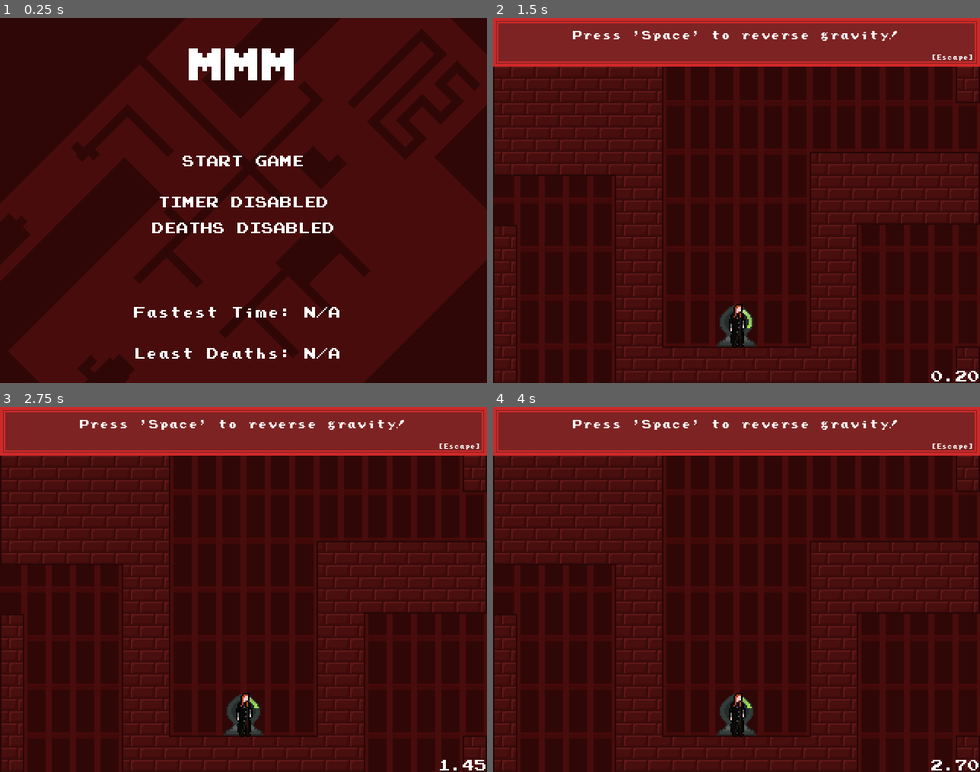
Above: before the commit, frames 1-4 (two rows, left to right).
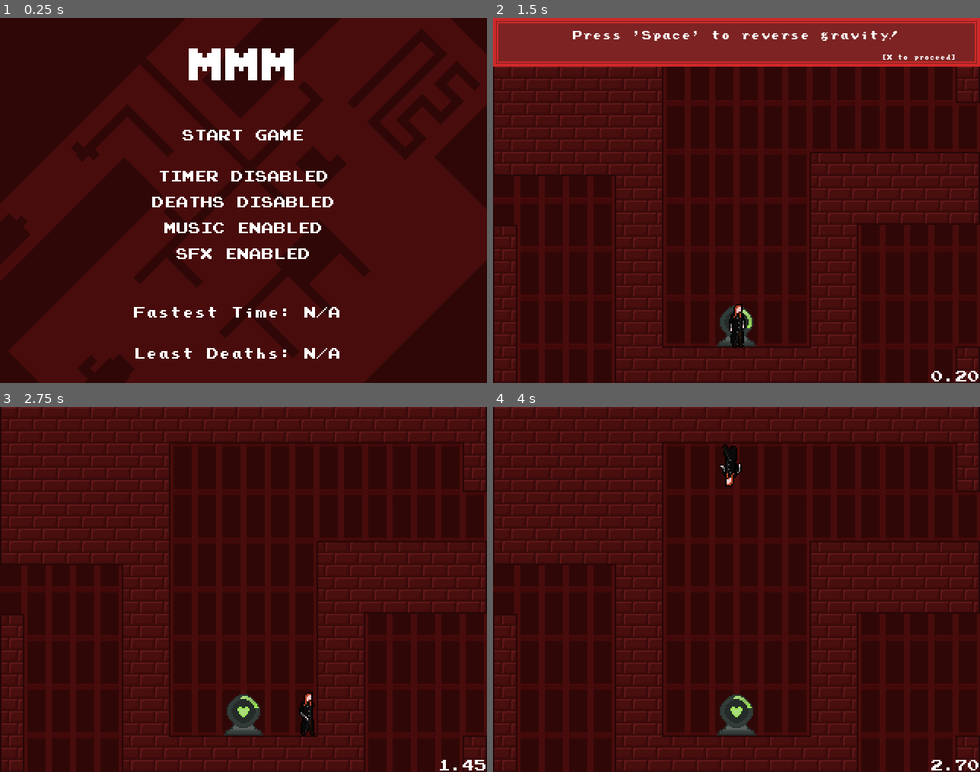
Above: after the commit, the same moments.

Repository: KyzonP/20-games---game-6
Game: Godot game, scene res://scenes/main_menu.tscn
Two runs of this game, one before a commit and one after it. Both use one fixed random seed, a clock stepped at 60 frames per second and the inputs below.
Inputs (mouse positions are in pixels of both pictures, inside the frame that each line leads up to; where the layout moved, square brackets give the same spot in the first picture):
- Up to frame 1 (0.25 s): no input
- Up to frame 2 (1.5 s): click (736, 174) [736, 200] at 0.5 s; click (736, 138) [736, 164] at 1.25 s
- Up to frame 3 (2.75 s): tap Space (flip_gravity) at 2 s; hold D (move_right) from 2.03 s (still down); hold Space (flip_gravity) from 2.03 s (still down); tap X (dialogue, bound only after the commit) at 2.1 s
- Up to frame 4 (4 s): release Space (flip_gravity) at 2.78 s; tap Space (flip_gravity) at 2.85, 3.5 s; tap X (dialogue, bound only after the commit) at 3.05, 3.6 s; release D (move_right) at 3.53 s; hold A (move_left) from 3.53 s (still down); hold Space (flip_gravity) from 3.53 s (still down)

The runs differ from the first frame. In frame 1, 2.5% of the frame differs, in the area x 31-69%, y 30-67%; in frame 2, 0.1%; in frame 3, 14%, in the area x 0-100%, y 0-91%; in frame 4, 14%.

Commit message:
Final Push

Diff:
--- a/levels/test.tscn
+++ b/levels/test.tscn
@@ -14,6 +14,8 @@
 [ext_resource type="Texture2D" uid="uid://y44r8slty3b2" path="res://assets/character/mairon.png" id="12_08uri"]
 [ext_resource type="PackedScene" uid="uid://donxwho7brw4o" path="res://scenes/character.tscn" id="13_drwxn"]
 [ext_resource type="Texture2D" uid="uid://doep4elnrp048" path="res://assets/character/maironwalk.png" id="13_fivcu"]
+[ext_resource type="AudioStream" uid="uid://ddua1di2req05" path="res://audio/death.wav" id="14_8a51t"]
+[ext_resource type="AudioStream" uid="uid://d3r5a3yv0nana" path="res://audio/jump.wav" id="14_jhlpr"]
 [ext_resource type="Script" uid="uid://dell20c5gsfj1" path="res://scripts/dialogue.gd" id="14_rmkky"]
 [ext_resource type="PackedScene" uid="uid://dupojsemf3kkv" path="res://scenes/endCharacter.tscn" id="15_epu3l"]
 [ext_resource type="Script" uid="uid://bjhwl1ak10uev" path="res://scripts/ui.gd" id="16_1w0m8"]
@@ -21,6 +23,8 @@
 [ext_resource type="Texture2D" uid="uid://dsp7r1yehs6e1" path="res://assets/ui/textbox.png" id="16_u1nm5"]
 [ext_resource type="FontFile" uid="uid://bptnrs6ljbux2" path="res://assets/fonts/PrStart.ttf" id="16_uy2g7"]
 [ext_resource type="Texture2D" uid="uid://ch7c7dgbe5fqb" path="res://assets/hazard/Gate.png" id="17_08uri"]
+[ext_resource type="AudioStream" uid="uid://bman6v3mixg4w" path="res://audio/MMMSong.wav" id="24_b5wip"]
+[ext_resource type="Script" uid="uid://8usmeuq61xku" path="res://scripts/music.gd" id="25_70x8p"]
 
 [sub_resource type="AtlasTexture" id="AtlasTexture_uy2g7"]
 atlas = ExtResource("13_fivcu")
@@ -1525,7 +1529,7 @@
 SPEED = 75.0
 
 [node name="Enemy7" parent="RoomManager/TileMapLayer19" unique_id=2129408228 instance=ExtResource("2_2grjb")]
-position = Vector2(-8, 88)
+position = Vector2(200, 88)
 SPEED = 75.0
 
 [node name="Enemy4" parent="RoomManager/TileMapLayer19" unique_id=1253610878 instance=ExtResource("2_2grjb")]
@@ -2647,9 +2651,18 @@
 position = Vector2(0, -1)
 shape = SubResource("RectangleShape2D_lkjt4")
 
+[node name="Jump" type="AudioStreamPlayer2D" parent="Player" unique_id=1602764846]
+position = Vector2(0, -88)
+stream = ExtResource("14_jhlpr")
+
+[node name="Death" type="AudioStreamPlayer2D" parent="Player" unique_id=624174922]
+stream = ExtResource("14_8a51t")
+
 [node name="She\'lah" parent="." unique_id=2096431186 instance=ExtResource("13_drwxn")]
 position = Vector2(-112, 424)
 dialogue = "Mairon! Go find the others and I'll get this door open!"
+shelah = true
+shelahDialogue = "You found the others? Great, I just got this door open!"
 
 [node name="AnimatedSprite2D" parent="She\'lah" index="0" unique_id=978260084]
 animation = &"shelah"
@@ -2701,14 +2714,15 @@
 script = ExtResource("14_rmkky")
 
 [node name="ProceedText" type="RichTextLabel" parent="UI" unique_id=175353]
-offset_left = 576.0
+offset_left = 488.0
 offset_top = 48.0
 offset_right = 632.0
-offset_bottom = 168.0
+offset_bottom = 64.0
 theme_override_fonts/normal_font = ExtResource("16_uy2g7")
 theme_override_font_sizes/normal_font_size = 7
 bbcode_enabled = true
-text = "[center][Escape]"
+text = "[center][X to proceed]"
+horizontal_alignment = 2
 
 [node name="Timer" type="RichTextLabel" parent="UI" unique_id=3944616]
 offset_left = 504.0
@@ -2738,6 +2752,11 @@
 texture_filter = 1
 position = Vector2(-112, 376)
 texture = ExtResource("17_08uri")
+
+[node name="Soundtrack" type="AudioStreamPlayer" parent="." unique_id=1129586644]
+stream = ExtResource("24_b5wip")
+volume_db = -10.0
+script = ExtResource("25_70x8p")
 
 [editable path="RoomManager/TileMapLayer/Checkpoint"]
 [editable path="RoomManager/TileMapLayer3/Moving_Platform_Var"]
--- a/project.godot
+++ b/project.godot
@@ -63,7 +63,17 @@
 }
 dialogue={
 "deadzone": 0.2,
-"events": [Object(InputEventKey,"resource_local_to_scene":fa …(140 unchanged characters)… d":false,"keycode":0,"physical_keycode":4194305,"key_label":0,"unicode":0,"location":0,"echo":false,"script":null)
+"events": [Object(InputEventKey,"resource_local_to_scene":fa …(140 unchanged characters)… d":false,"keycode":0,"physical_keycode":88,"key_label":0,"unicode":120,"location":0,"echo":false,"script":null)
+]
+}
+mute_music={
+"deadzone": 0.2,
+"events": [Object(InputEventKey,"resource_local_to_scene":false,"resource_name":"","device":-1,"window_id":0,"alt_pressed":false,"shift_pressed":false,"ctrl_pressed":false,"meta_pressed":false,"pressed":false,"keycode":0,"physical_keycode":77,"key_label":0,"unicode":109,"location":0,"echo":false,"script":null)
+]
+}
+mute_sound={
+"deadzone": 0.2,
+"events": [Object(InputEventKey,"resource_local_to_scene":false,"resource_name":"","device":-1,"window_id":0,"alt_pressed":false,"shift_pressed":false,"ctrl_pressed":false,"meta_pressed":false,"pressed":false,"keycode":0,"physical_keycode":78,"key_label":0,"unicode":110,"location":0,"echo":false,"script":null)
 ]
 }
 
--- a/scenes/character.tscn
+++ b/scenes/character.tscn
@@ -8,6 +8,7 @@
 [ext_resource type="Texture2D" uid="uid://n5kqqeuenbuo" path="res://assets/character/shelah.png" id="3_dp8ca"]
 [ext_resource type="Texture2D" uid="uid://cevmbbnuymjhb" path="res://assets/hazard/Alert.png" id="3_lrhn5"]
 [ext_resource type="Texture2D" uid="uid://b2w62rg2jqkv7" path="res://assets/character/talia.png" id="3_my7n2"]
+[ext_resource type="AudioStream" uid="uid://bmdfik58ntruf" path="res://audio/speak.wav" id="9_0dpix"]
 
 [sub_resource type="AtlasTexture" id="AtlasTexture_ny0t1"]
 atlas = ExtResource("1_agfs1")
@@ -108,3 +109,6 @@
 texture_filter = 1
 position = Vector2(0, -32)
 texture = ExtResource("3_lrhn5")
+
+[node name="Speak" type="AudioStreamPlayer2D" parent="." unique_id=1801781411]
+stream = ExtResource("9_0dpix")
--- a/scenes/checkpoint.tscn
+++ b/scenes/checkpoint.tscn
@@ -2,6 +2,7 @@
 
 [ext_resource type="Script" uid="uid://3imkt52fwa1k" path="res://scripts/checkpoint.gd" id="1_ywqth"]
 [ext_resource type="Texture2D" uid="uid://1i0bi1cfj0xx" path="res://assets/hazard/Checkpoint.png" id="2_ywqth"]
+[ext_resource type="AudioStream" uid="uid://dmiopihaodals" path="res://audio/checkpoint.wav" id="3_vsimk"]
 
 [sub_resource type="AtlasTexture" id="AtlasTexture_ywqth"]
 atlas = ExtResource("2_ywqth")
@@ -96,3 +97,6 @@
 
 [node name="CollisionShape2D" type="CollisionShape2D" parent="." unique_id=381634432]
 shape = SubResource("RectangleShape2D_6g8e2")
+
+[node name="Checkpoint" type="AudioStreamPlayer2D" parent="." unique_id=2073176986]
+stream = ExtResource("3_vsimk")
--- a/scenes/endCharacter.tscn
+++ b/scenes/endCharacter.tscn
@@ -5,6 +5,7 @@
 [ext_resource type="Texture2D" uid="uid://bst17tfuh5rnc" path="res://assets/character/sam.png" id="3_tm1uf"]
 [ext_resource type="Texture2D" uid="uid://n5kqqeuenbuo" path="res://assets/character/shelah.png" id="4_6p2o3"]
 [ext_resource type="Texture2D" uid="uid://b2w62rg2jqkv7" path="res://assets/character/talia.png" id="5_v1k7x"]
+[ext_resource type="AudioStream" uid="uid://bmdfik58ntruf" path="res://audio/speak.wav" id="6_6p2o3"]
 
 [sub_resource type="AtlasTexture" id="AtlasTexture_ny0t1"]
 atlas = ExtResource("2_4p1nm")
@@ -83,3 +84,6 @@
 [node name="CollisionShape2D" type="CollisionShape2D" parent="." unique_id=272001979]
 position = Vector2(0, -1)
 shape = SubResource("RectangleShape2D_lrhn5")
+
+[node name="Speak" type="AudioStreamPlayer2D" parent="." unique_id=1528998569]
+stream = ExtResource("6_6p2o3")
--- a/scenes/main_menu.tscn
+++ b/scenes/main_menu.tscn
@@ -5,6 +5,9 @@
 [ext_resource type="Texture2D" uid="uid://c4kb7eghi3eov" path="res://assets/ui/menubackground.png" id="3_bqqt6"]
 [ext_resource type="Texture2D" uid="uid://buwi3kvae2bv2" path="res://assets/ui/ButtonNormal.png" id="4_8ln24"]
 [ext_resource type="Texture2D" uid="uid://cp3duvpw23i4f" path="res://assets/ui/ButtonHover.png" id="5_rtw2f"]
+[ext_resource type="AudioStream" uid="uid://d3r5a3yv0nana" path="res://audio/jump.wav" id="6_rtw2f"]
+[ext_resource type="AudioStream" uid="uid://bman6v3mixg4w" path="res://audio/MMMSong.wav" id="7_tbmy8"]
+[ext_resource type="Script" uid="uid://8usmeuq61xku" path="res://scripts/music.gd" id="8_jk1qb"]
 
 [node name="MainMenu" type="Control" unique_id=1167741002]
 layout_mode = 3
@@ -55,6 +58,7 @@
 horizontal_alignment = 1
 
 [node name="Button" type="TextureButton" parent="VBoxContainer/StartBox/RichTextLabel" unique_id=862233883]
+custom_minimum_size = Vector2(0, 32)
 layout_mode = 1
 anchors_preset = -1
 anchor_left = 0.148
@@ -80,6 +84,7 @@
 horizontal_alignment = 1
 
 [node name="Button" type="TextureButton" parent="VBoxContainer/TimerBox/RichTextLabel" unique_id=1590170105]
+custom_minimum_size = Vector2(0, 32)
 layout_mode = 1
 anchors_preset = -1
 anchor_left = 0.148
@@ -105,6 +110,59 @@
 horizontal_alignment = 1
 
 [node name="Button" type="TextureButton" parent="VBoxContainer/DeathBox/RichTextLabel" unique_id=245764935]
+custom_minimum_size = Vector2(0, 32)
+layout_mode = 1
+anchors_preset = -1
+anchor_left = 0.148
+anchor_top = -0.22000001
+anchor_right = 0.9480001
+anchor_bottom = 0.58000004
+offset_left = -40.0
+offset_top = -6.399993
+offset_right = 15.999985
+offset_bottom = 1.6000061
+texture_normal = ExtResource("4_8ln24")
+texture_hover = ExtResource("5_rtw2f")
+
+[node name="MusicBox" type="HBoxContainer" parent="VBoxContainer" unique_id=914674346]
+layout_mode = 2
+alignment = 1
+
+[node name="RichTextLabel" type="RichTextLabel" parent="VBoxContainer/MusicBox" unique_id=14364065]
+custom_minimum_size = Vector2(250, 30)
+layout_mode = 2
+theme_override_fonts/normal_font = ExtResource("1_l6cm7")
+text = "MUSIC ENABLED"
+horizontal_alignment = 1
+
+[node name="Button" type="TextureButton" parent="VBoxContainer/MusicBox/RichTextLabel" unique_id=918013161]
+custom_minimum_size = Vector2(0, 32)
+layout_mode = 1
+anchors_preset = -1
+anchor_left = 0.148
+anchor_top = -0.22000001
+anchor_right = 0.9480001
+anchor_bottom = 0.58000004
+offset_left = -40.0
+offset_top = -6.399993
+offset_right = 15.999985
+offset_bottom = 1.6000061
+texture_normal = ExtResource("4_8ln24")
+texture_hover = ExtResource("5_rtw2f")
+
+[node name="SoundBox" type="HBoxContainer" parent="VBoxContainer" unique_id=1218601208]
+layout_mode = 2
+alignment = 1
+
+[node name="RichTextLabel" type="RichTextLabel" parent="VBoxContainer/SoundBox" unique_id=1601317381]
+custom_minimum_size = Vector2(250, 30)
+layout_mode = 2
+theme_override_fonts/normal_font = ExtResource("1_l6cm7")
+text = "SFX ENABLED"
+horizontal_alignment = 1
+
+[node name="Button" type="TextureButton" parent="VBoxContainer/SoundBox/RichTextLabel" unique_id=1814949896]
+custom_minimum_size = Vector2(0, 32)
 layout_mode = 1
 anchors_preset = -1
 anchor_left = 0.148
@@ -140,3 +198,13 @@
 layout_mode = 2
 theme_override_fonts/normal_font = ExtResource("1_l6cm7")
 text = "Least Deaths: N/A"
+
+[node name="ClickSound" type="AudioStreamPlayer2D" parent="." unique_id=724681622]
+stream = ExtResource("6_rtw2f")
+max_polyphony = 8
+
+[node name="Soundtrack" type="AudioStreamPlayer" parent="." unique_id=425808811]
+stream = ExtResource("7_tbmy8")
+volume_db = -10.0
+autoplay = true
+script = ExtResource("8_jk1qb")
--- a/scripts/Global.gd
+++ b/scripts/Global.gd
@@ -2,6 +2,9 @@
 
 var showTimer : bool = false
 var showDeaths : bool = false
+
+var soundEnabled : bool = true
+var musicEnabled : bool = true
 
 var bestTime : float = 999999999999999.99
 var bestDeaths : int = 999999999999999
--- a/scripts/character.gd
+++ b/scripts/character.gd
@@ -4,13 +4,23 @@
 
 @export var dialogue : String = "Placeholder"
 
+@export var shelah : bool = false
+@export var shelahDialogue : String = "Placeholder"
+
 func _ready():
 	body_entered.connect(playerDetected)
 
 func playerDetected(body):
 	if body.is_in_group("Player") and not found:
+		if shelah and get_parent().progress == 3:
+			dialogue = shelahDialogue
+
 		found = true
 		EventBus.emit_signal("changeDialogue", dialogue)
 		EventBus.emit_signal("progress")
 
 		$Sprite2D.visible = false
+
+		#Audio
+		if Global.soundEnabled:
+			$Speak.play()
--- a/scripts/checkpoint.gd
+++ b/scripts/checkpoint.gd
@@ -1,6 +1,8 @@
 extends Area2D
 
 @export var flipped : bool = false
+
+var active : bool = false
 
 func _ready():
 	body_entered.connect(collision)
@@ -10,12 +12,20 @@
 		$Sprite2D.position = Vector2(0,8)
 
 func collision(body):
-	if body.has_method("changeCheckpoint"):
+	if body.has_method("changeCheckpoint") and not active:
 		body.changeCheckpoint(self)
 
 func stop():
 	$Sprite2D.play("idle")
 
+	active = false
+
 func start():
 	if $Sprite2D.animation != "active":
 		$Sprite2D.play("active")
+
+		#Audio
+		if Global.soundEnabled:
+			$Checkpoint.play()
+
+		active = true
--- a/scripts/endCharacter.gd
+++ b/scripts/endCharacter.gd
@@ -12,3 +12,7 @@
 		found = true
 		EventBus.emit_signal("changeDialogue", dialogue)
 		EventBus.emit_signal("completeGame")
+
+		#Audio
+		if Global.soundEnabled:
+			$Speak.play()
--- a/scripts/gameManager.gd
+++ b/scripts/gameManager.gd
@@ -13,6 +13,9 @@
 	EventBus.progress.connect(progressLevel)
 	EventBus.restart.connect(reset)
 	EventBus.smallRestart.connect(reset)
+
+	if Global.musicEnabled:
+		$Soundtrack.play()
 
 func progressLevel():
 	progress = progress + 1
@@ -36,6 +39,15 @@
 		if Input.is_action_just_pressed("dialogue"):
 			get_tree().change_scene_to_file("res://scenes/main_menu.tscn")
 
+	if Input.is_action_just_pressed("mute_music"):
+		if $Soundtrack.playing:
+			$Soundtrack.stop()
+		else:
+			$Soundtrack.play()
+
+	if Input.is_action_just_pressed("mute_sound"):
+		Global.soundEnabled = not Global.soundEnabled
+
 func completeGame():
 	### END GAME CODE HERE ###
 	gameOver = true
--- a/scripts/main_menu.gd
+++ b/scripts/main_menu.gd
@@ -13,6 +13,8 @@
 	$VBoxContainer/StartBox/RichTextLabel/Button.connect("button_down", startGame)
 	$VBoxContainer/TimerBox/RichTextLabel/Button.connect("button_down",toggleTimer)
 	$VBoxContainer/DeathBox/RichTextLabel/Button.connect("button_down",toggleDeaths)
+	$VBoxContainer/MusicBox/RichTextLabel/Button.connect("button_down",toggleMusic)
+	$VBoxContainer/SoundBox/RichTextLabel/Button.connect("button_down",toggleSound)
 
 	if Global.showDeaths:
 		$VBoxContainer/DeathBox/RichTextLabel.text = "DEATHS ENABLED"
@@ -25,6 +27,9 @@
 		$VBoxContainer/TimerBox/RichTextLabel.text = "TIMER DISABLED"
 
 func startGame():
+	#Audio
+	$ClickSound.play()
+
 	get_tree().change_scene_to_file("res://levels/test.tscn")
 
 func toggleTimer():
@@ -35,6 +40,10 @@
 	else:
 		$VBoxContainer/TimerBox/RichTextLabel.text = "TIMER DISABLED"
 
+	#Audio
+	if Global.soundEnabled:
+		$ClickSound.play()
+
 func toggleDeaths():
 	Global.showDeaths = not Global.showDeaths
 
@@ -42,3 +51,37 @@
 		$VBoxContainer/DeathBox/RichTextLabel.text = "DEATHS ENABLED"
 	else:
 		$VBoxContainer/DeathBox/RichTextLabel.text = "DEATHS DISABLED"
+
+	#Audio
+	if Global.soundEnabled:
+		$ClickSound.play()
+
+func toggleMusic():
+	Global.musicEnabled = not Global.musicEnabled
+
+	if Global.musicEnabled:
+		$Soundtrack.play()
+	else:
+		$Soundtrack.stop()
+
+	if Global.musicEnabled:
+		$VBoxContainer/MusicBox/RichTextLabel.text = "MUSIC ENABLED"
+	else:
+		$VBoxContainer/MusicBox/RichTextLabel.text = "MUSIC DISABLED"
+
+	#Audio
+	if Global.soundEnabled:
+		$ClickSound.play()
+
+
+func toggleSound():
+	Global.soundEnabled = not Global.soundEnabled
+
+	if Global.soundEnabled:
+		$VBoxContainer/SoundBox/RichTextLabel.text = "SFX ENABLED"
+	else:
+		$VBoxContainer/SoundBox/RichTextLabel.text = "SFX DISABLED"
+
+	#Audio
+	if Global.soundEnabled:
+		$ClickSound.play()
--- /dev/null
+++ b/scripts/music.gd
@@ -0,0 +1,4 @@
+extends AudioStreamPlayer
+
+func _ready():
+	pass
--- a/scripts/player.gd
+++ b/scripts/player.gd
@@ -47,6 +47,10 @@
 		if is_on_floor():
 			flip_gravity()
 
+			#Audio
+			if Global.soundEnabled:
+				$Jump.play()
+
 func flip_gravity():
 	up_direction *= -1
 	GRAVITY *= -1
@@ -90,4 +94,8 @@
 		return
 	is_dead = true
 
+	#Audio
+	if Global.soundEnabled:
+		$Death.play()
+
 	EventBus.emit_signal.call_deferred("smallRestart")
Binary file added: assets/ui/CoverArt.png
Not shown, added: assets/ui/CoverArt.png.import
Not shown, added: audio/MMMSong.wav.import
Not shown, added: audio/checkpoint.wav.import
Not shown, added: audio/death.wav.import
Not shown, added: audio/jump.wav.import
Not shown, added: audio/speak.wav.import
Not shown, added: scripts/music.gd.uid
Not shown, added: audio/MMMSong.wav
Not shown, added: audio/checkpoint.wav
Not shown, added: audio/death.wav
Not shown, added: audio/jump.wav
(and 1 more such lines)
